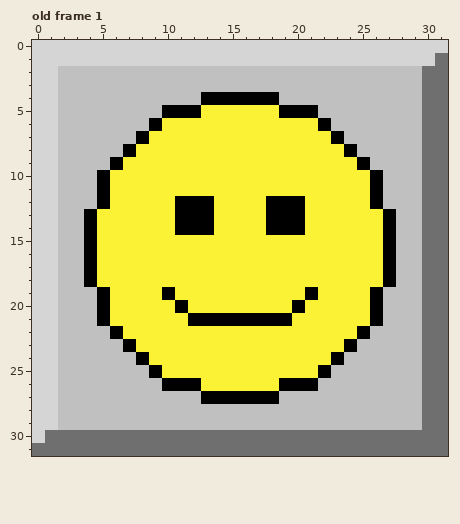
Pixel-art file: Graphics/Smile.aseprite. The picture above was drawn from the file before the commit.
32x32 pixels, 1 frame. Shown: old frame 1. The commit also changed other frames, which this record leaves out.
The result:
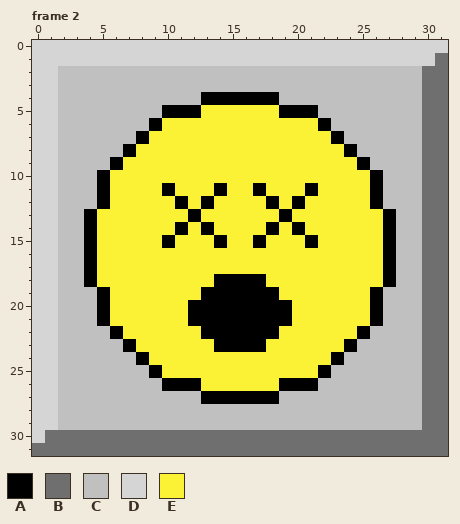
Palette (. is transparent): A #000000  B #6f6f6f  C #c0c0c0  D #d5d5d5  E #fbf236
A new or re-ordered frame is compared with the old frame closest to it.
Change:
frames 1 -> 6
layer "Flattened" added
layer "Layer 1 Copy" removed
--- frame 2 is new; against old frame 1, layer "Flattened"
@@ x 8..23 @@
 10 EEEEEEEEEEEEEEEE
-11 EEEEEEEEEEEEEEEE
-12 EEEAAAEEEEAAAEEE
-13 EEEAAAEEEEAAAEEE
-14 EEEAAAEEEEAAAEEE
-15 EEEEEEEEEEEEEEEE
+11 EEAEEEAEEAEEEAEE
+12 EEEAEAEEEEAEAEEE
+13 EEEEAEEEEEEAEEEE
+14 EEEAEAEEEEAEAEEE
+15 EEAEEEAEEAEEEAEE
 16 EEEEEEEEEEEEEEEE
 17 EEEEEEEEEEEEEEEE
-18 EEEEEEEEEEEEEEEE
-19 EEAEEEEEEEEEEAEE
-20 EEEAEEEEEEEEAEEE
+18 EEEEEEAAAAEEEEEE
+19 EEEEEAAAAAAEEEEE
+20 EEEEAAAAAAAAEEEE
 21 EEEEAAAAAAAAEEEE
-22 EEEEEEEEEEEEEEEE
-23 EEEEEEEEEEEEEEEE
+22 EEEEEAAAAAAEEEEE
+23 EEEEEEAAAAEEEEEE
 24 AEEEEEEEEEEEEEEA
Pixel boxes of the changes (left, top, right, bottom) in both pictures:
changed: (162, 183, 318, 352)
